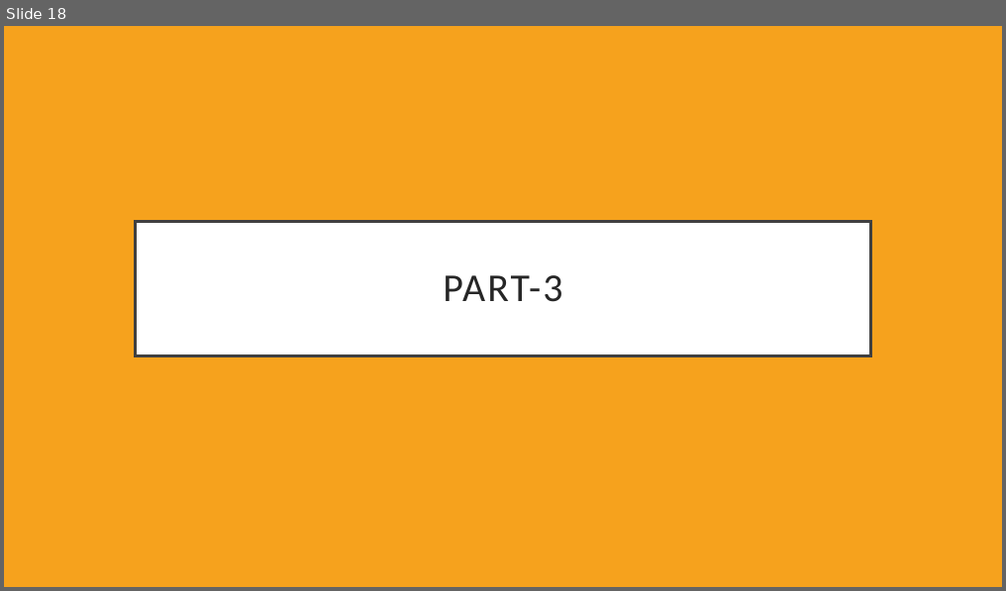
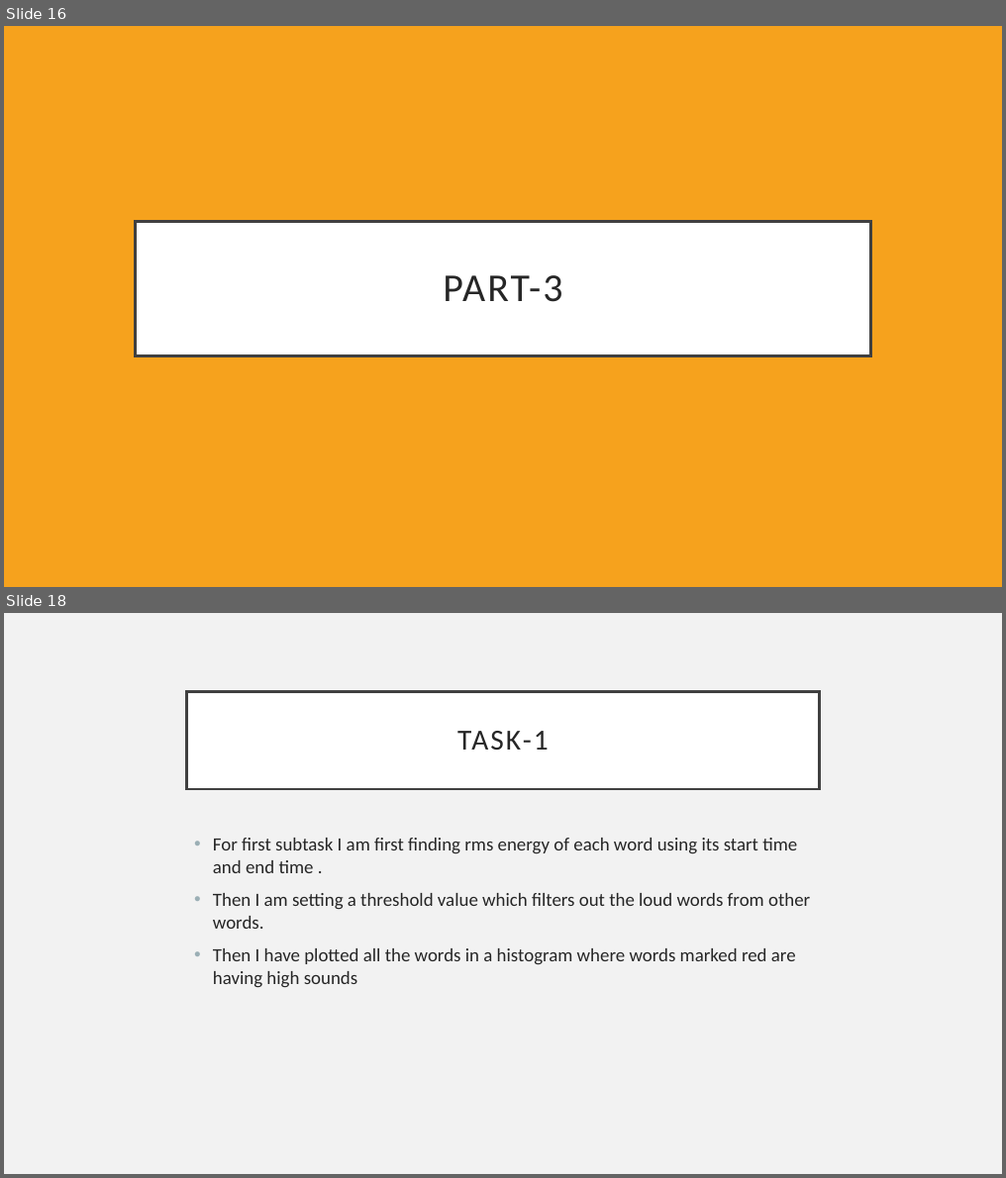
Before and after one commit to houleux/sp-project, a slide deck: SP ppt.pptx. Shown one above the other, each under a label of ours: slide 18 before the commit, slides 16 and 18 after it; the slides between them are not shown. The pictures are 1006x591 and 1006x1178 pixels, drawn with LibreOffice and Linux fonts; fonts in the diff are those of the drawing. Boxes give left, top, right and bottom in pixels: in the first picture for what was removed or moved away, otherwise in the second. Text is boxed around its words. In the diff, an @@ line names an element or a change of style, - is before the commit and + after.

```diff
--- a/SP ppt.pptx
+++ b/SP ppt.pptx
@@ slide 18 added at <box>4,613,1002,1174</box>, background #F2F2F2 @@
@@ title added at <box>187,691,819,789</box>, fill #FFFFFF, outline #404040 2.5 pt, 28 pt, text #262626 @@
+TASK-1
@@ text added at <box>213,838,810,988</box>, 18 pt, text #262626 @@
+• For first subtask I am first finding rms energy of each word using its start time and end time .
+• Then I am setting a threshold value which filters out the loud words from other words.
+• Then I have plotted all the words in a histogram where words marked red are having high sounds
@@ what was slide 18 is now slide 16 @@
```
Also in this commit, not shown: 2 slides changed, 7 other slides added, 3 slides removed.
